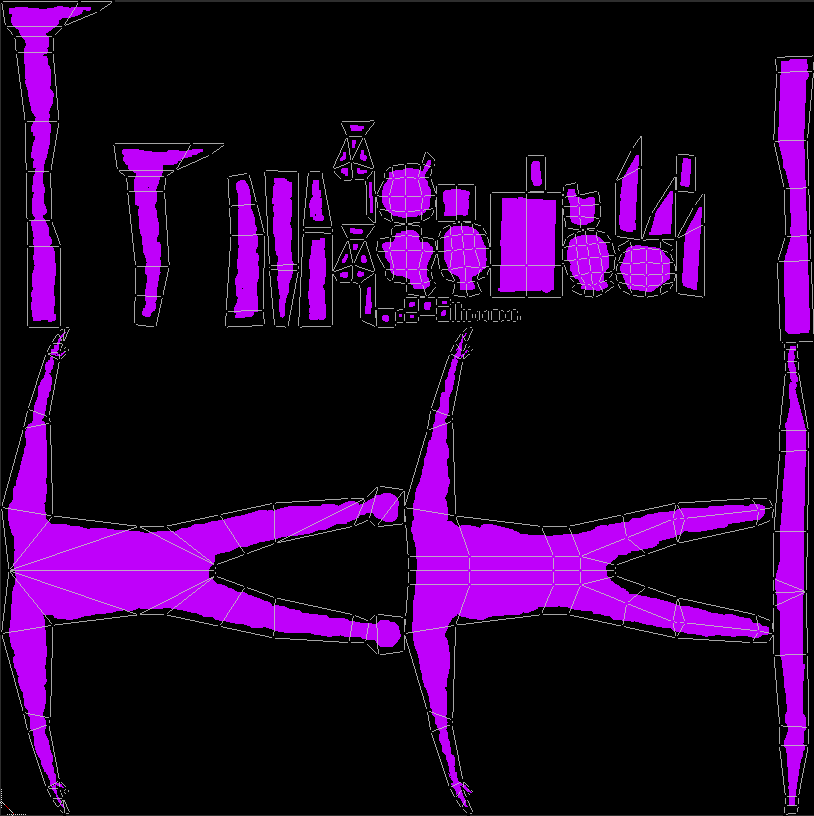
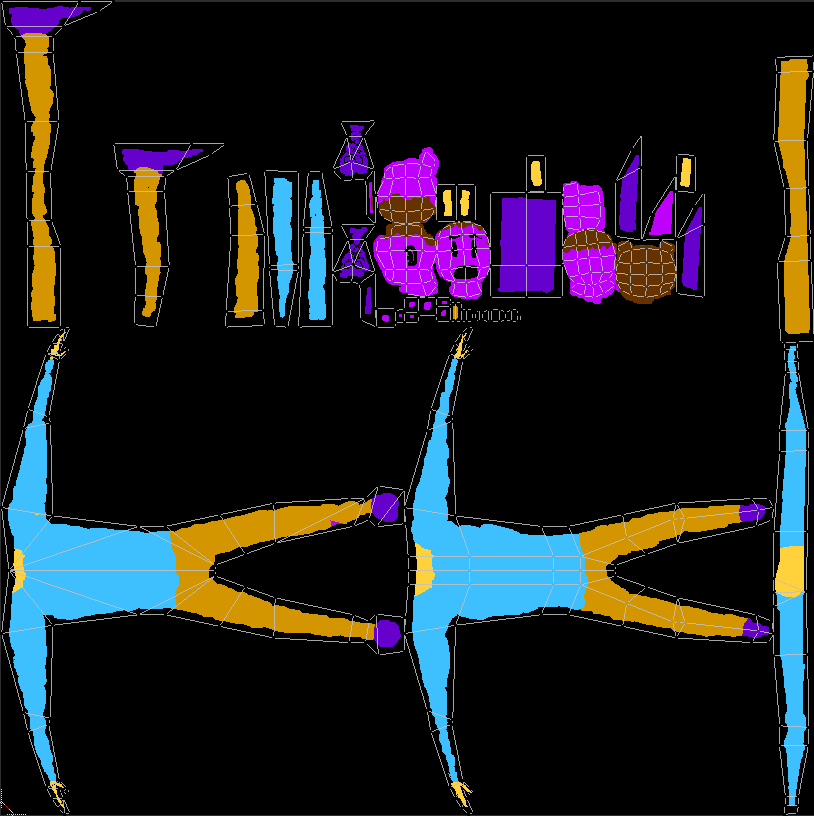
Layers edited between the first and the second (814, 816) image:
painted on "Layer 5" over (x1=242, y1=131, x2=677, y2=319)
added layer "Layer 6" above "Layer 7" over (x1=8, y1=6, x2=810, y2=808)
added layer "Layer 7" above "Layer 4" over (x1=8, y1=151, x2=699, y2=808)
